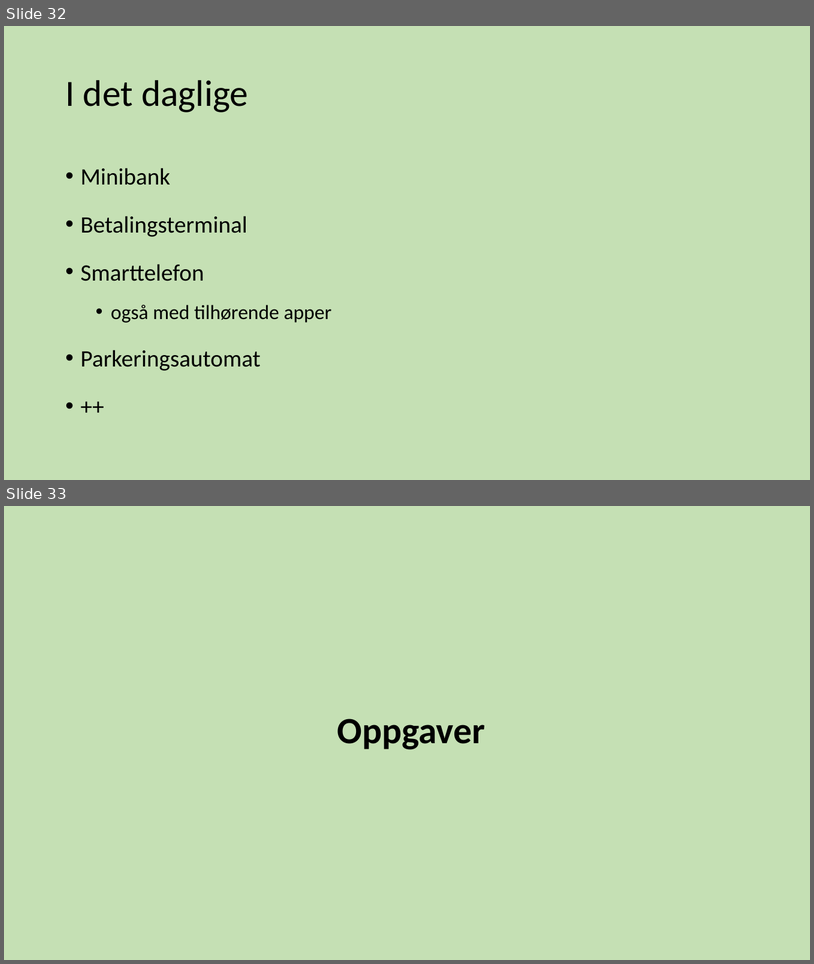
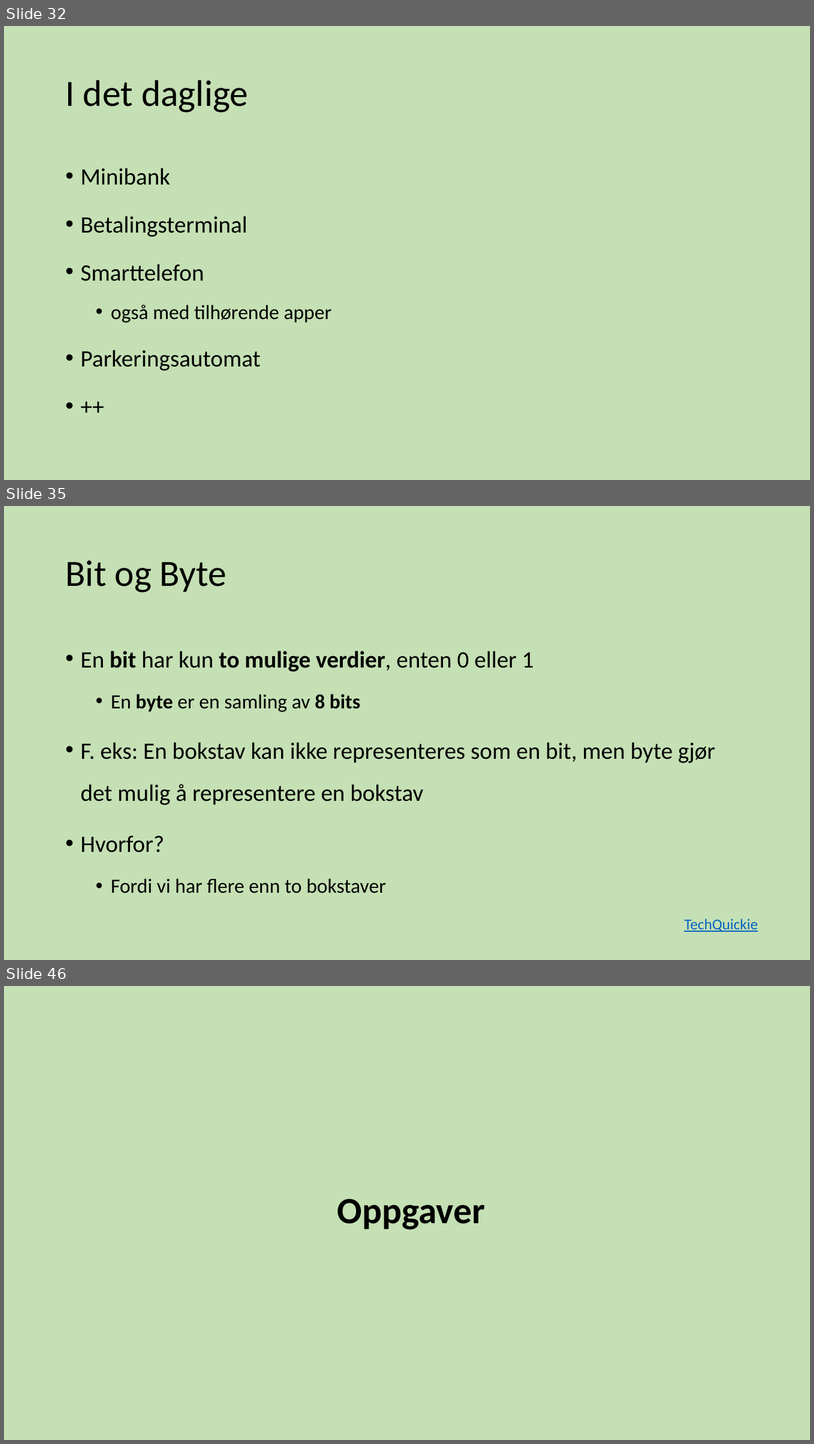
Before and after one commit to tabmy/SommerkursProg17, a slide deck: Forelesninger/ProgKursMandag.pptx. Shown one above the other, each under a label of ours: slides 32 and 33 before the commit, slides 32, 35 and 46 after it; the slides between them are not shown. The pictures are 814x964 and 814x1444 pixels, drawn with LibreOffice and Linux fonts; fonts in the diff are those of the drawing. Boxes give left, top, right and bottom in pixels: in the first picture for what was removed or moved away, otherwise in the second. Text is boxed around its words. In the diff, an @@ line names an element or a change of style, - is before the commit and + after.

```diff
--- a/Forelesninger/ProgKursMandag.pptx
+++ b/Forelesninger/ProgKursMandag.pptx
@@ slide 35 added at bbox=[4, 506, 810, 960], background #C5E0B4 @@
@@ title added at bbox=[65, 560, 227, 592], 44 pt, text #000000 @@
+Bit og Byte
@@ text added at bbox=[81, 651, 716, 893], 28 pt, text #000000 @@
+• En bit har kun to mulige verdier, enten 0 eller 1
+  • En byte er en samling av 8 bits
+• F. eks: En bokstav kan ikke representeres som en bit, men byte gjør det mulig å representere en bokstav
+• Hvorfor?
+  • Fordi vi har flere enn to bokstaver
@@ text added at bbox=[684, 918, 758, 931], 18 pt, text #0563C1, underline @@
+TechQuickie
@@ what was slide 33 is now slide 46 @@
```
Also in this commit, not shown: 4 slides changed, 12 other slides added, 2 other files.
